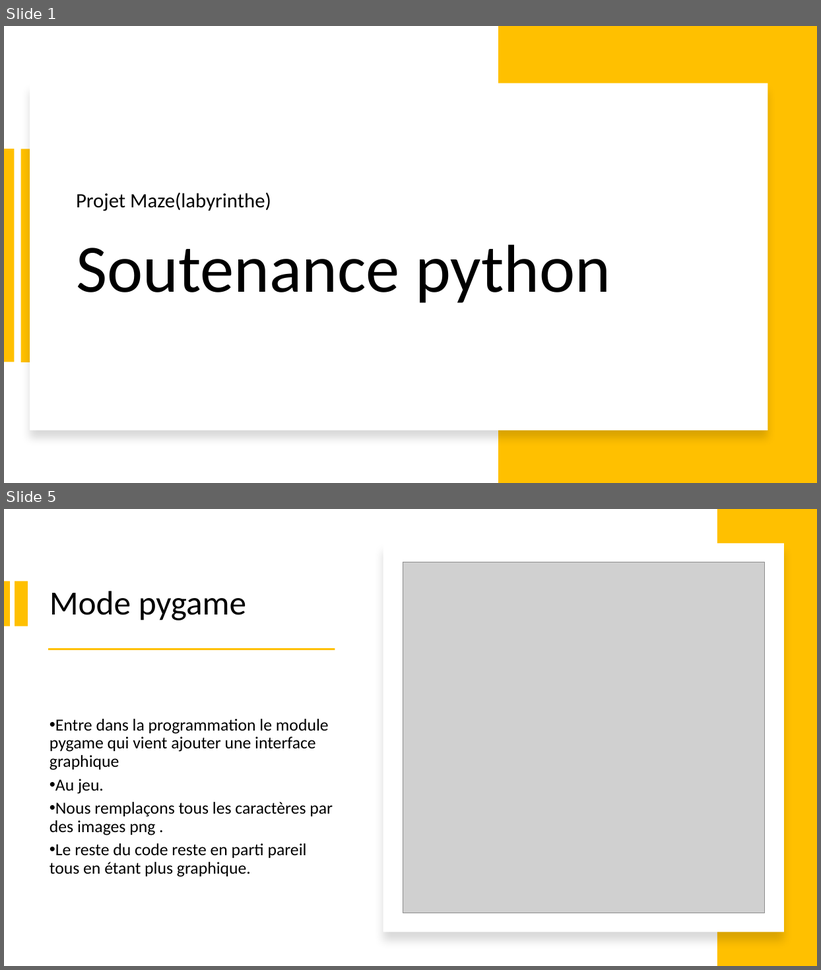
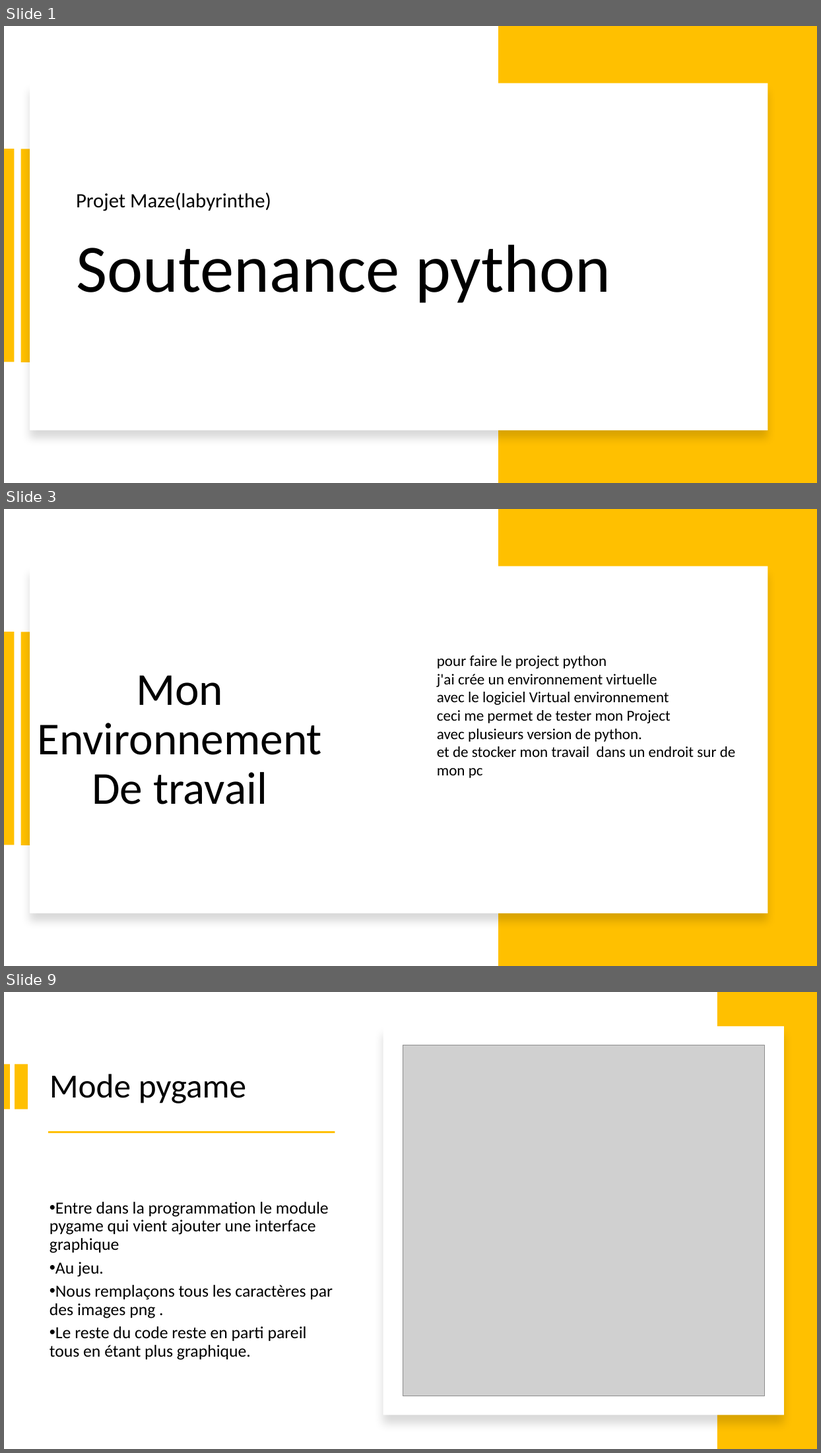
Before and after one commit to adesombre/projet3, a slide deck: soutenance_python.pptx. Shown one above the other, each under a label of ours: slides 1 and 5 before the commit, slides 1, 3 and 9 after it; the slides between them are not shown. The pictures are 821x970 and 821x1453 pixels, drawn with LibreOffice and Linux fonts; fonts in the diff are those of the drawing; grey boxes stand for pictures. Boxes give left, top, right and bottom in pixels: in the first picture for what was removed or moved away, otherwise in the second. Text is boxed around its words. In the diff, an @@ line names an element or a change of style, - is before the commit and + after.

Commit message:
ajout du fichier soutenance python

```diff
--- a/soutenance_python.pptx
+++ b/soutenance_python.pptx
@@ slide 3 added at bbox=[4, 509, 817, 966], background #FFFFFF @@
@@ rectangle added at bbox=[499, 509, 817, 966], fill #FFC000 @@
@@ rectangle added at bbox=[30, 566, 768, 914], fill #FFFFFF @@
@@ rectangle added at bbox=[4, 632, 14, 846], fill #FFC000 @@
@@ rectangle added at bbox=[20, 632, 31, 846], fill #FFC000 @@
@@ text added at bbox=[437, 656, 736, 778], 18 pt, text #000000 @@
+pour faire le project python
+j'ai crée un environnement virtuelle
+avec le logiciel Virtual environnement
+ceci me permet de tester mon Project
+avec plusieurs version de python.
+et de stocker mon travail dans un endroit sur de mon pc
@@ text added at bbox=[37, 675, 322, 805], 54 pt, text #000000 @@
+Mon
+Environnement
+De travail
@@ what was slide 5 is now slide 9 @@
```
Also in this commit, not shown: 8 slides changed, 4 other slides added, 1 other file.
